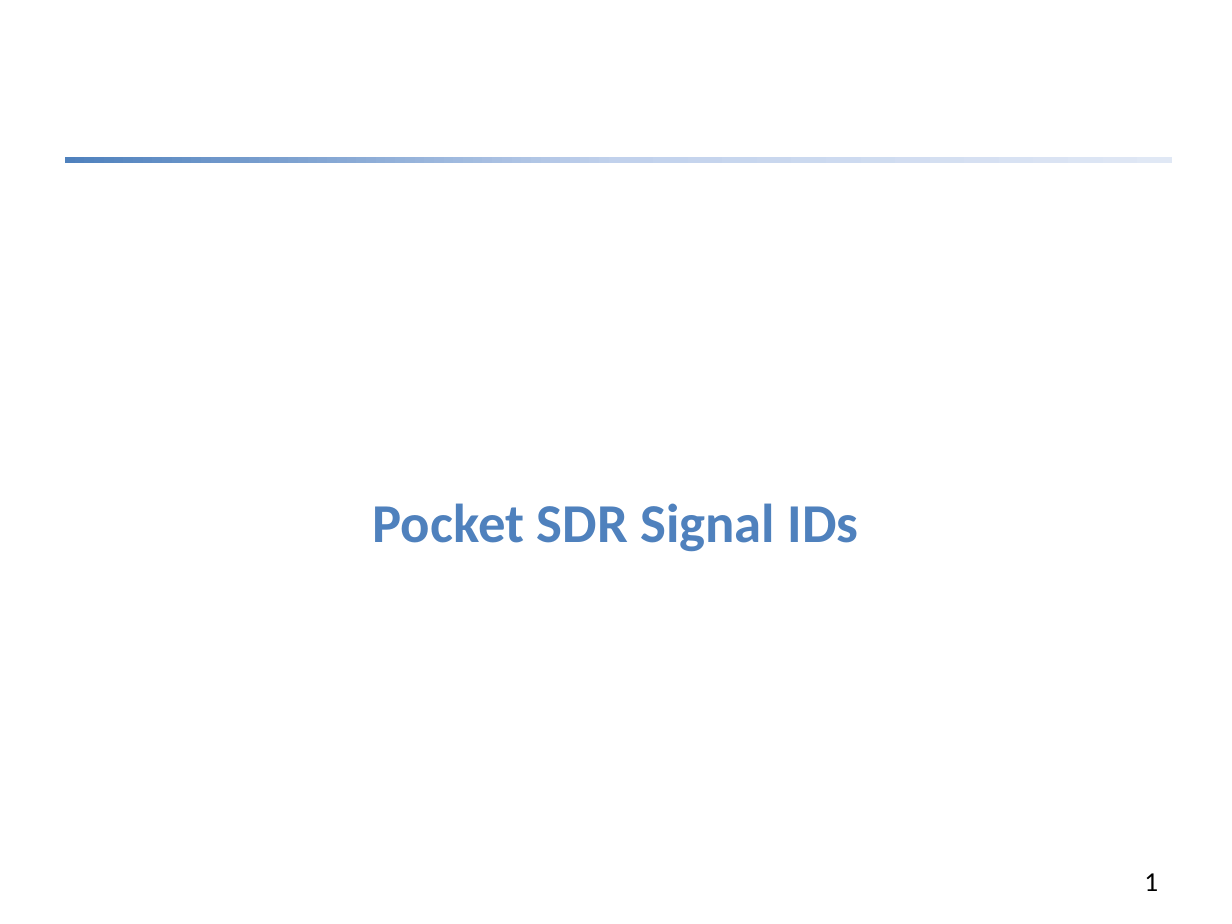
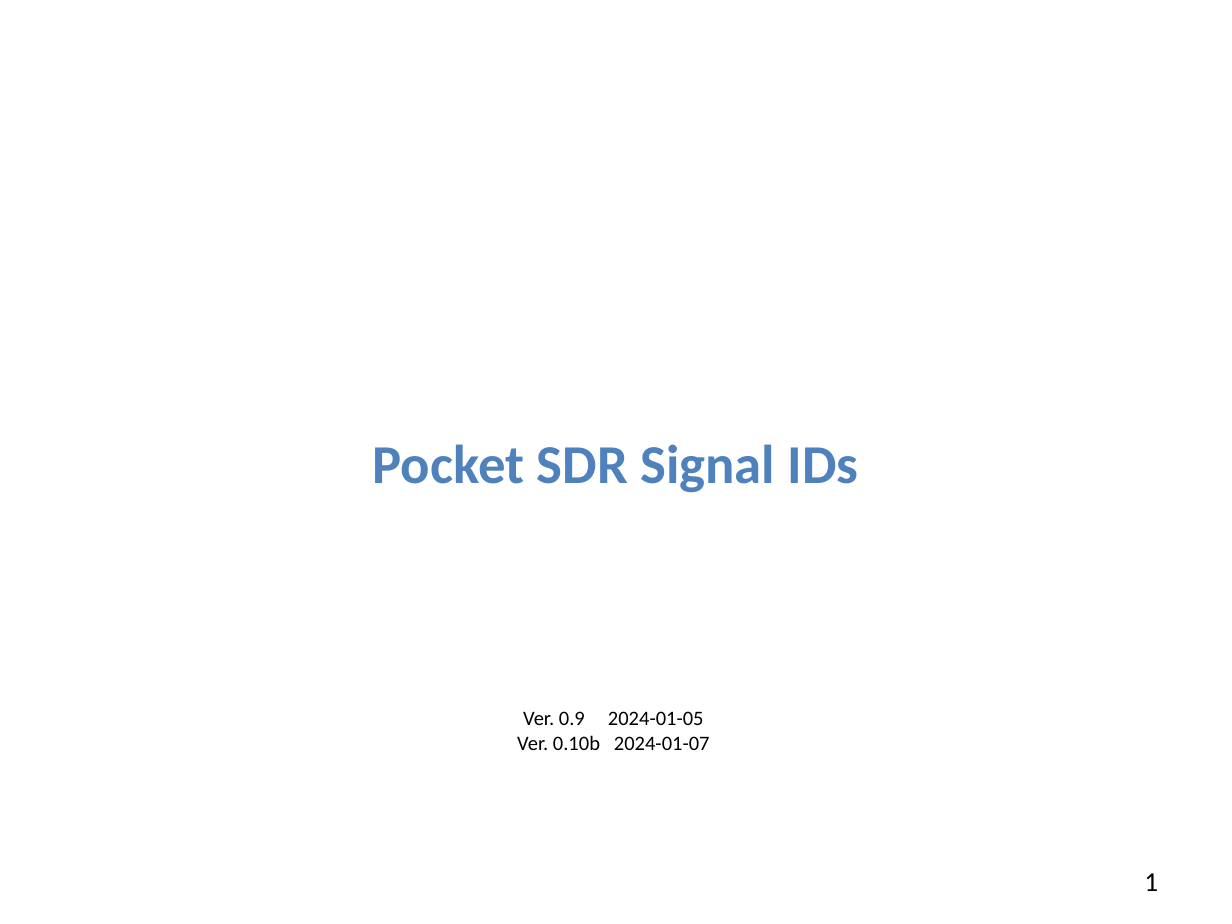
Before and after one commit to tomojitakasu/PocketSDR, a slide deck: slide 1 of doc/signal_IDs.pptx. Drawn at 1232x924 pixels with LibreOffice and Linux fonts; fonts in the diff are those of the drawing. Boxes give left, top, right and bottom in pixels: in the first picture for what was removed or moved away, otherwise in the second. Text is boxed around its words. In the diff, an @@ line names an element or a change of style, - is before the commit and + after.

```diff
--- a/doc/signal_IDs.pptx
+++ b/doc/signal_IDs.pptx
@@ text "Pocket SDR Signal IDs": place and size @@
-text "Pocket SDR Signal IDs" at (373,503,859,552)
+text "Pocket SDR Signal IDs" at (373,444,859,493)
@@ rectangle removed at (65,156,1172,163) @@
@@ text added at (517,711,710,750), 12 pt, text #000000 @@
+Ver. 0.9 2024-01-05
+Ver. 0.10b 2024-01-07
```
Also in this commit, not shown: 3 other slides changed, 1 other file.
